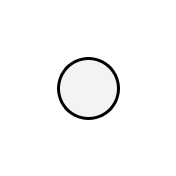
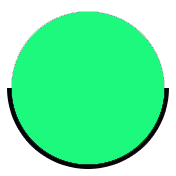
Comparing the layer stacks of the two w=176, h=176 images. Changes:
hid "Ellipse 2" over [60, 60, 117, 117]
showed group "S" (1st of 3) (6 layers) over [7, 7, 169, 169]
added layer "Layer 1 copy 10" in group "S" over [7, 7, 169, 88]
showed "Layer 1 copy 2" over [7, 88, 169, 169]
